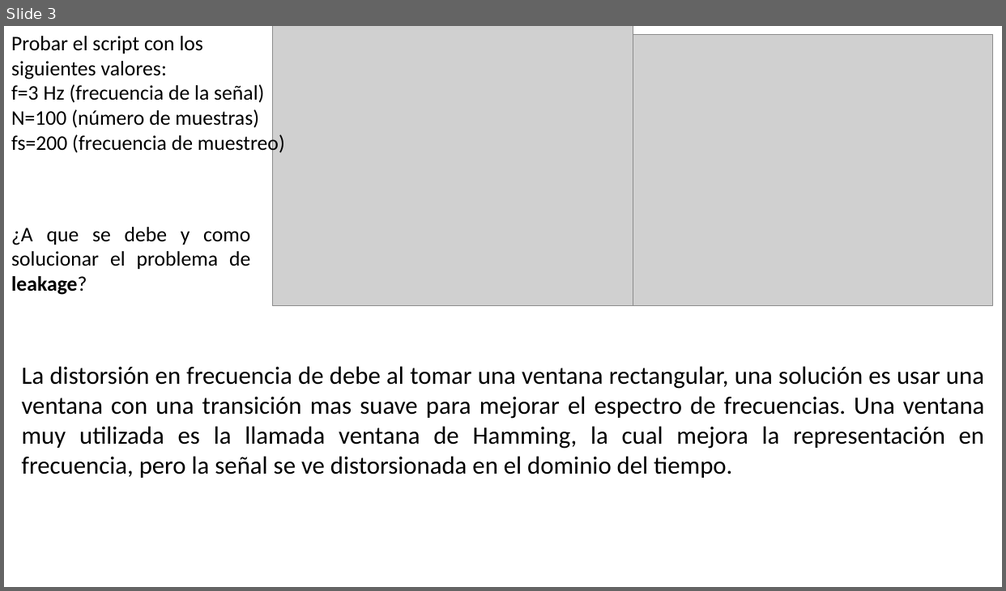
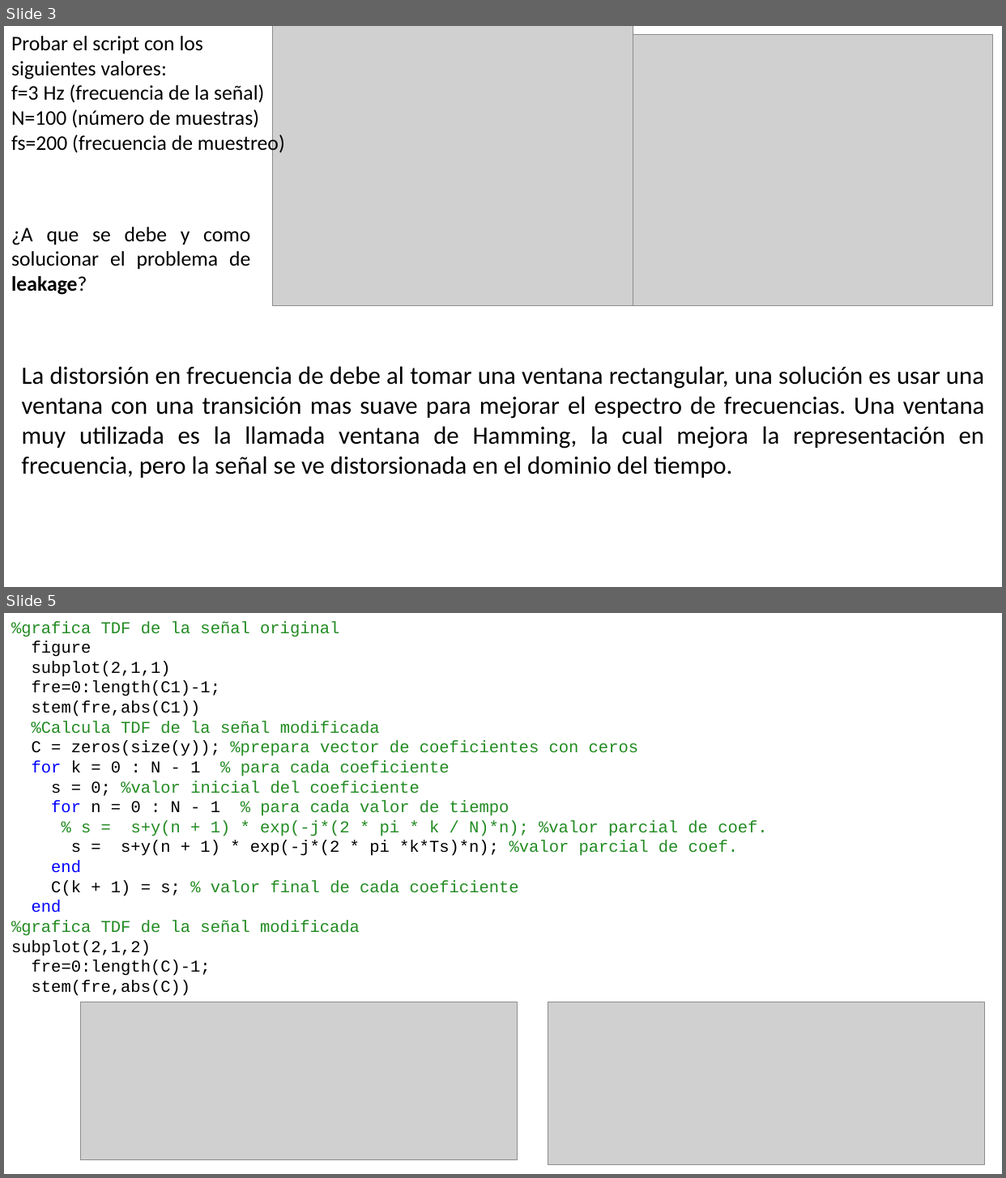
Before and after one commit to odeluigi/Analisis, a slide deck: TP4/Presentacion-TP-4.pptx. Shown one above the other, each under a label of ours: slide 3 before the commit, slides 3 and 5 after it; the slides between them are not shown. The pictures are 1006x591 and 1006x1178 pixels, drawn with LibreOffice and Linux fonts; fonts in the diff are those of the drawing; grey boxes stand for pictures. Boxes give left, top, right and bottom in pixels: in the first picture for what was removed or moved away, otherwise in the second. Text is boxed around its words. In the diff, an @@ line names an element or a change of style, - is before the commit and + after.

```diff
--- a/TP4/Presentacion-TP-4.pptx
+++ b/TP4/Presentacion-TP-4.pptx
@@ slide 5 added at bbox=[4, 613, 1002, 1174], background #FFFFFF @@
@@ text added at bbox=[11, 621, 767, 996], 16 pt, text #228B22 @@
+%grafica TDF de la señal original
+figure
+subplot(2,1,1)
+fre=0:length(C1)-1;
+stem(fre,abs(C1))
+%Calcula TDF de la señal modificada
+C = zeros(size(y)); %prepara vector de coeficientes con ceros
+for k = 0 : N - 1 % para cada coeficiente
+s = 0; %valor inicial del coeficiente
+for n = 0 : N - 1 % para cada valor de tiempo
+% s = s+y(n + 1) * exp(-j*(2 * pi * k / N)*n); %valor parcial de coef.
+s = s+y(n + 1) * exp(-j*(2 * pi *k*Ts)*n); %valor parcial de coef.
+end
+C(k + 1) = s; % valor final de cada coeficiente
+end
+%grafica TDF de la señal modificada
+subplot(2,1,2)
+fre=0:length(C)-1;
+stem(fre,abs(C))
@@ picture added at bbox=[80, 1003, 518, 1161] @@
@@ picture added at bbox=[548, 1003, 985, 1165] @@
```
Also in this commit, not shown: 2 other slides added, 1 slide removed.
